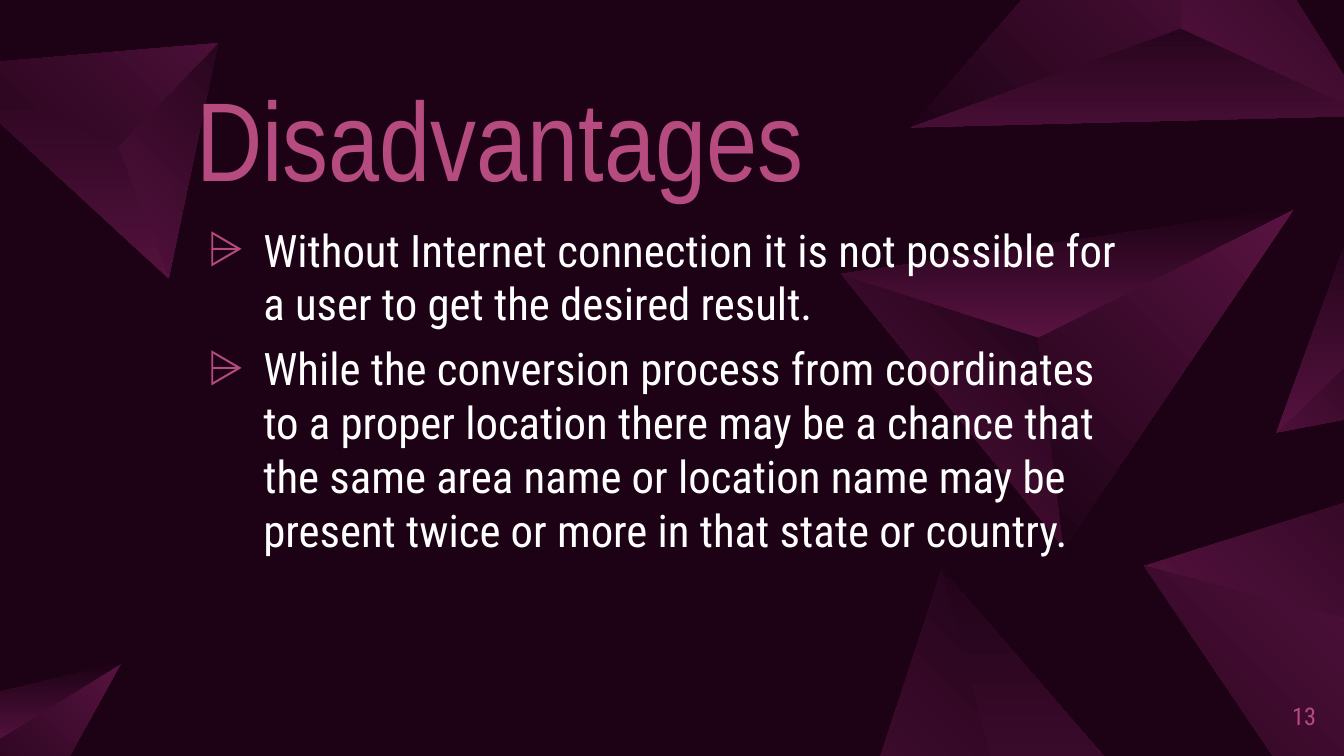
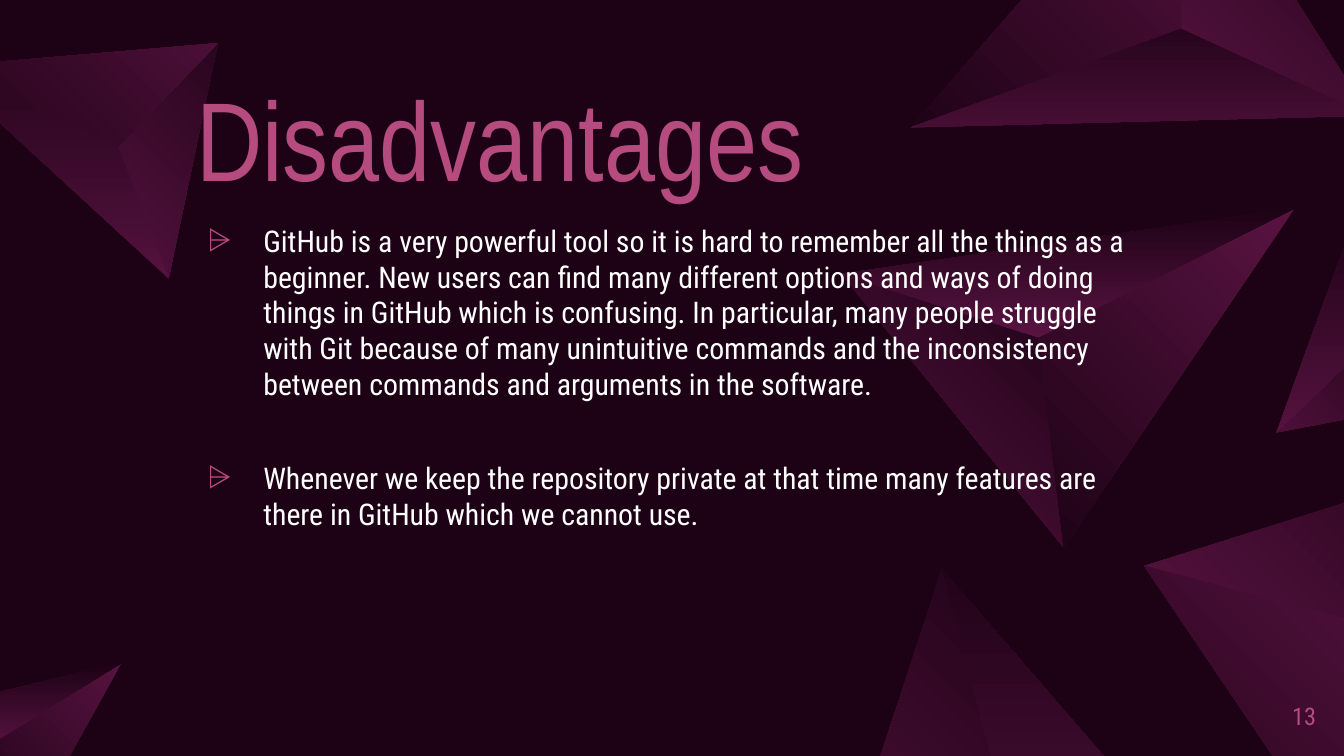
Before and after one commit to Abhisheknayak-programer/Semester, a slide deck: slide 13 of 7 Semester Seminar/Git and Github - Copy.pptx. Drawn at 1344x756 pixels with LibreOffice and Linux fonts; fonts in the diff are those of the drawing. Boxes give left, top, right and bottom in pixels: in the first picture for what was removed or moved away, otherwise in the second. Text is boxed around its words. In the diff, an @@ line names an element or a change of style, - is before the commit and + after.

```diff
--- a/7 Semester Seminar/Git and Github - Copy.pptx
+++ b/7 Semester Seminar/Git and Github - Copy.pptx
@@ text at box(263, 229, 1123, 526): text changed; size 24 to 16 pt @@
-⩥ Without Internet connection it is not possible for a user to get the desired result.
-⩥ While the conversion process from coordinates to a proper location there may be a chance that the same area name or location name may be present twice or more in that state or country.
+⩥ GitHub is a very powerful tool so it is hard to remember all the things as a beginner. New users can find many different options and ways of doing things in GitHub which is confusing. In particular, many people struggle with Git because of many unintuitive commands and the inconsistency between commands and arguments in the software.
+⩥ Whenever we keep the repository private at that time many features are there in GitHub which we cannot use.
```
Also in this commit, not shown: 6 other slides changed, 1 other file.
